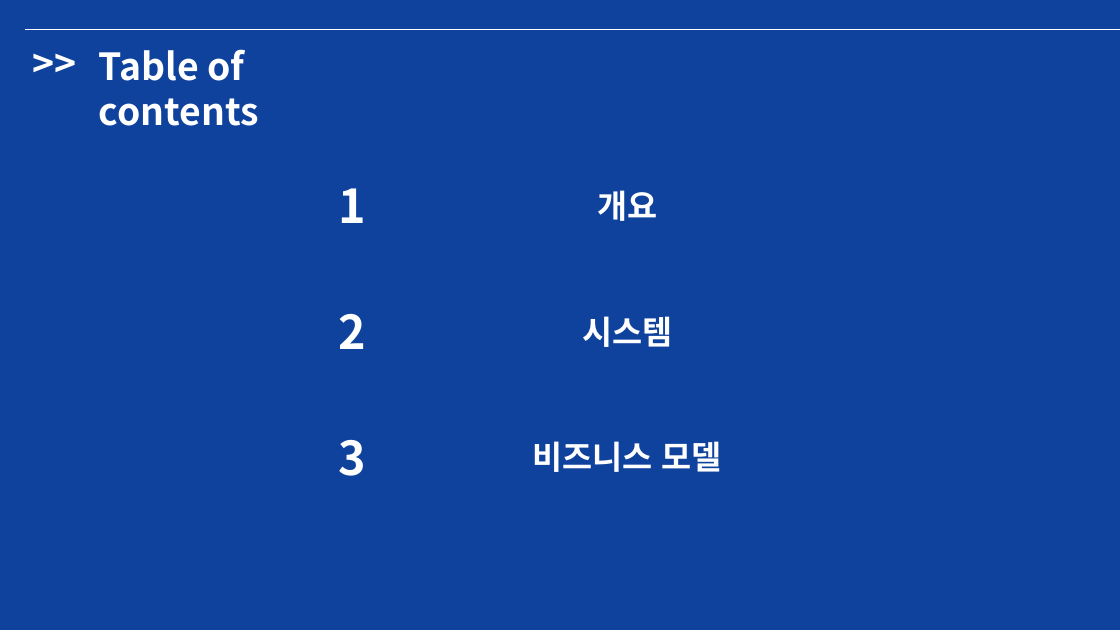
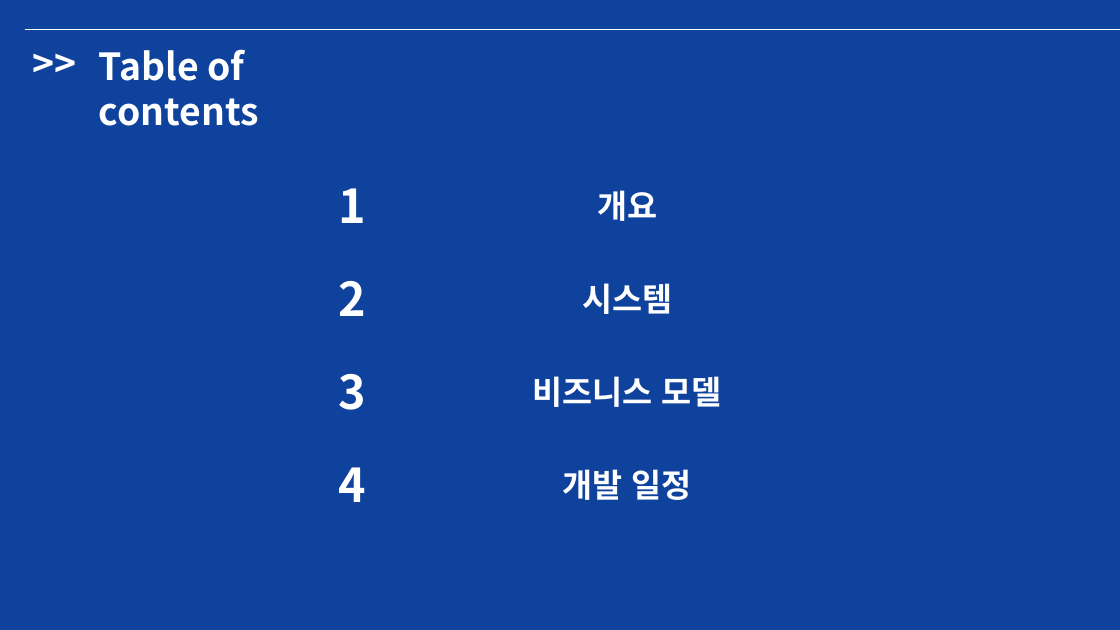
Before and after one commit to MonkeyPsw/Example_MyUnityExample, a slide deck: slide 2 of 기획서/박승원_게임기획서_Dimension Traveler.pptx. Drawn at 1120x630 pixels with LibreOffice and Linux fonts; fonts in the diff are those of the drawing. Boxes give left, top, right and bottom in pixels: in the first picture for what was removed or moved away, otherwise in the second. Text is boxed around its words. In the diff, an @@ line names an element or a change of style, - is before the commit and + after.

```diff
--- a/기획서/박승원_게임기획서_Dimension Traveler.pptx
+++ b/기획서/박승원_게임기획서_Dimension Traveler.pptx
@@ text "2": place and size @@
-text "2" at <box>339,314,367,349</box>
+text "2" at <box>339,281,367,316</box>
@@ text "시스템": place and size @@
-text "시스템" at <box>582,316,672,347</box>
+text "시스템" at <box>582,283,672,314</box>
@@ text "3": place and size @@
-text "3" at <box>339,440,367,476</box>
+text "3" at <box>339,374,367,410</box>
@@ text "비즈니스 모델": place and size @@
-text "비즈니스 모델" at <box>533,441,722,472</box>
+text "비즈니스 모델" at <box>533,376,722,407</box>
@@ text added at <box>339,467,367,502</box>, 40 pt, text #FFFFFF, bold @@
+4
@@ text added at <box>563,469,692,500</box>, 28 pt, text #FFFFFF, bold @@
+개발 일정
```
Also in this commit, not shown: 2 slides added.
